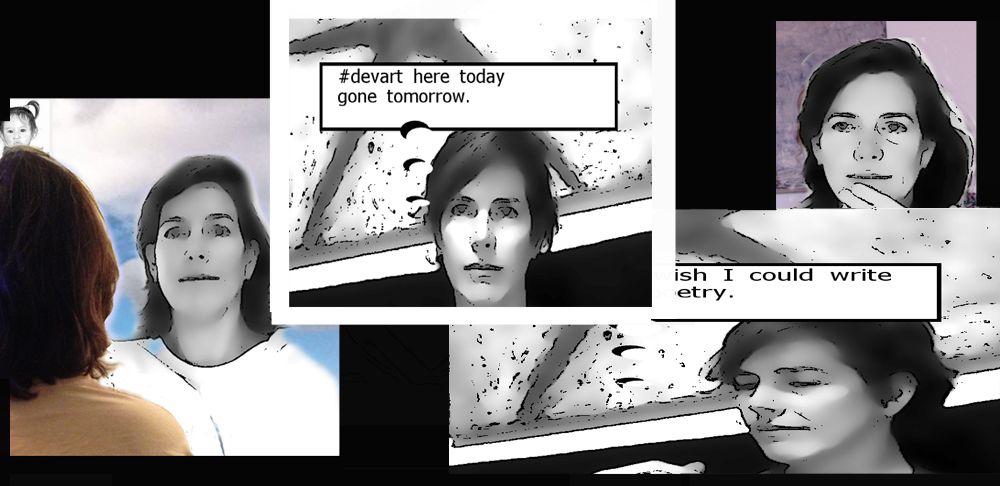
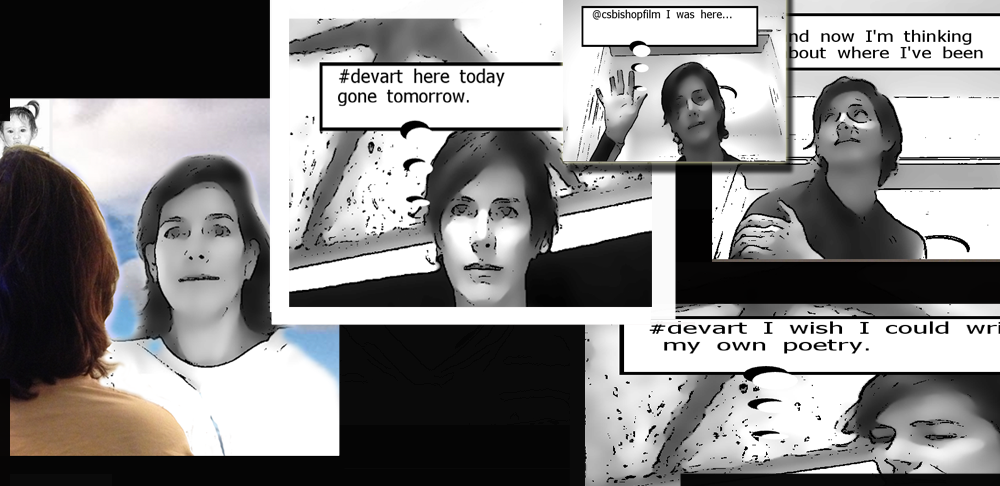
Two versions of the same layered image (1000x486). Layer-by-layer changes:
added layer "Layer 10" above "Layer 9" over box(563, 0, 786, 162)
added layer "Layer 9" above "Layer 8" over box(712, 0, 1000, 262)
added layer "Layer 8" above "Layer 3" over box(725, 0, 1000, 255)
painted on "Layer 7" over box(449, 189, 1000, 486)
painted on "Layer 4" over box(512, 209, 1000, 308)
